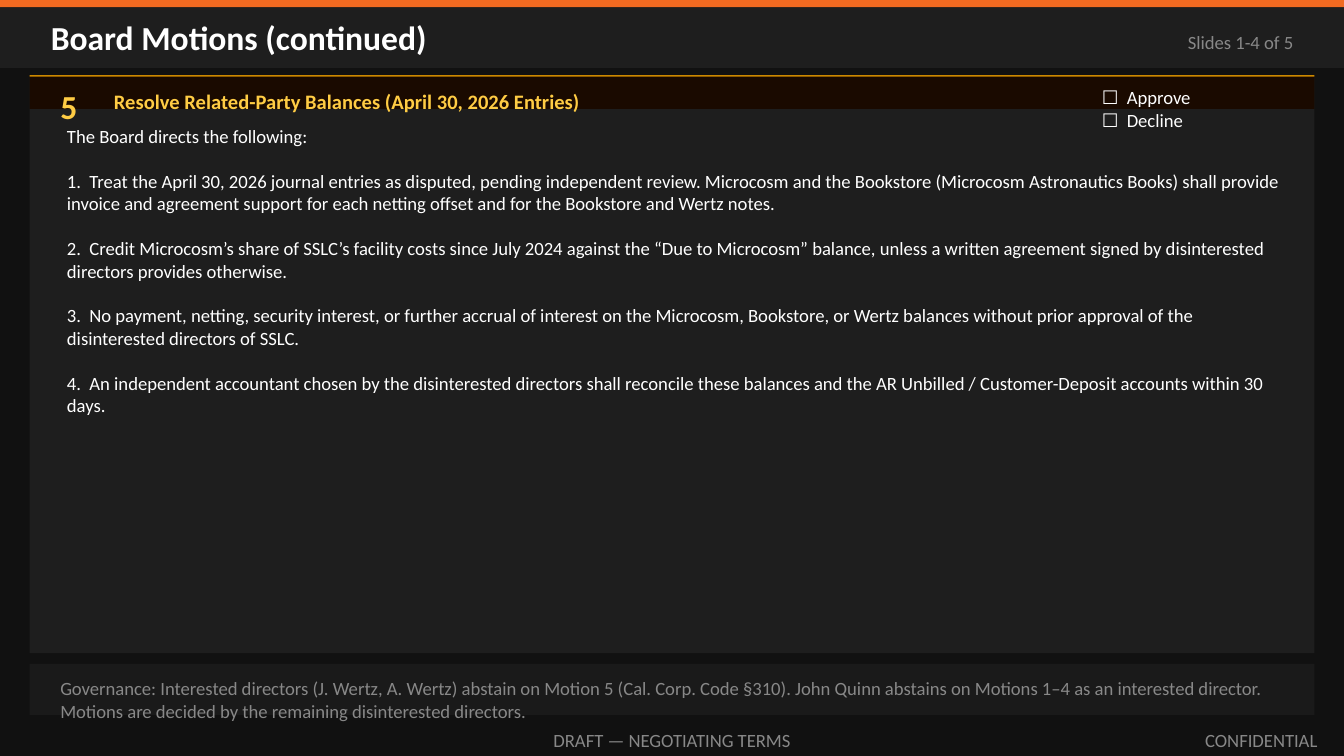
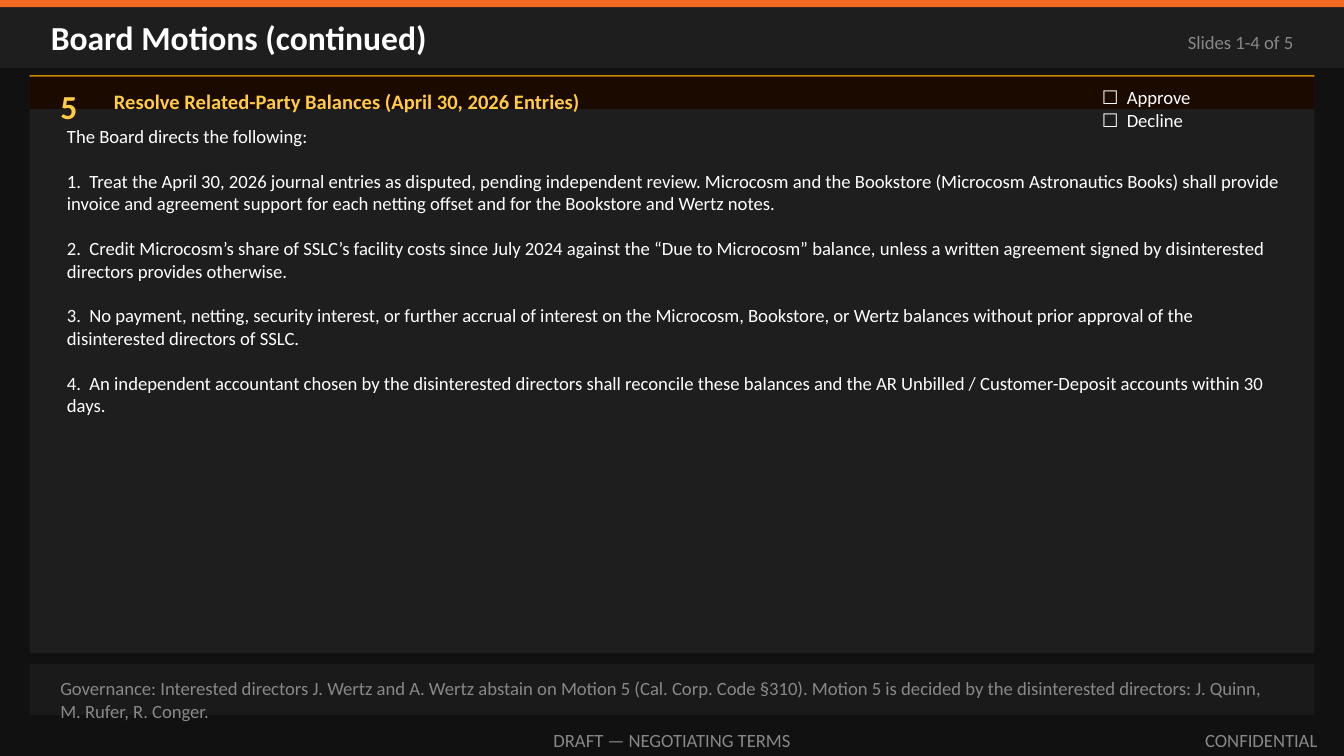
Before and after one commit to ExosAerospace/workspace, a slide deck: slide 15 of drafts/Exos_SSLC_Board_Offer_Overview_2026-10-10_r2.pptx. Drawn at 1344x756 pixels with LibreOffice and Linux fonts; fonts in the diff are those of the drawing. Boxes give left, top, right and bottom in pixels: in the first picture for what was removed or moved away, otherwise in the second. Text is boxed around its words. In the diff, an @@ line names an element or a change of style, - is before the commit and + after.

Commit message:
SSLC: fix governance abstain language on slides 14-15
- Slide 14: Quinn abstains on Motions 1 & 4 only (Exos counterparty);
  Motions 2 & 3 decided by full Board
- Slide 15: Wertz directors abstain on Motion 5 (Cal. Corp. Code §310);
  decided by J. Quinn, M. Rufer, R. Conger
- Rebuild PDF (16pp) + board package (24pp)
- MC #2414 v22/v17/v12

```diff
--- a/drafts/Exos_SSLC_Board_Offer_Overview_2026-10-10_r2.pptx
+++ b/drafts/Exos_SSLC_Board_Offer_Overview_2026-10-10_r2.pptx
@@ text at [60, 682, 1261, 721]: text changed @@
-Governance: Interested directors (J. Wertz, A. Wertz) abstain on Motion 5 (Cal. Corp. Code §310). John Quinn abstains on Motions 1–4 as an interested director. Motions are decided by the remaining disinterested directors.
+Governance: Interested directors J. Wertz and A. Wertz abstain on Motion 5 (Cal. Corp. Code §310). Motion 5 is decided by the disinterested directors: J. Quinn, M. Rufer, R. Conger.
```
Also in this commit, not shown: 1 other slide changed, 2 other files.
